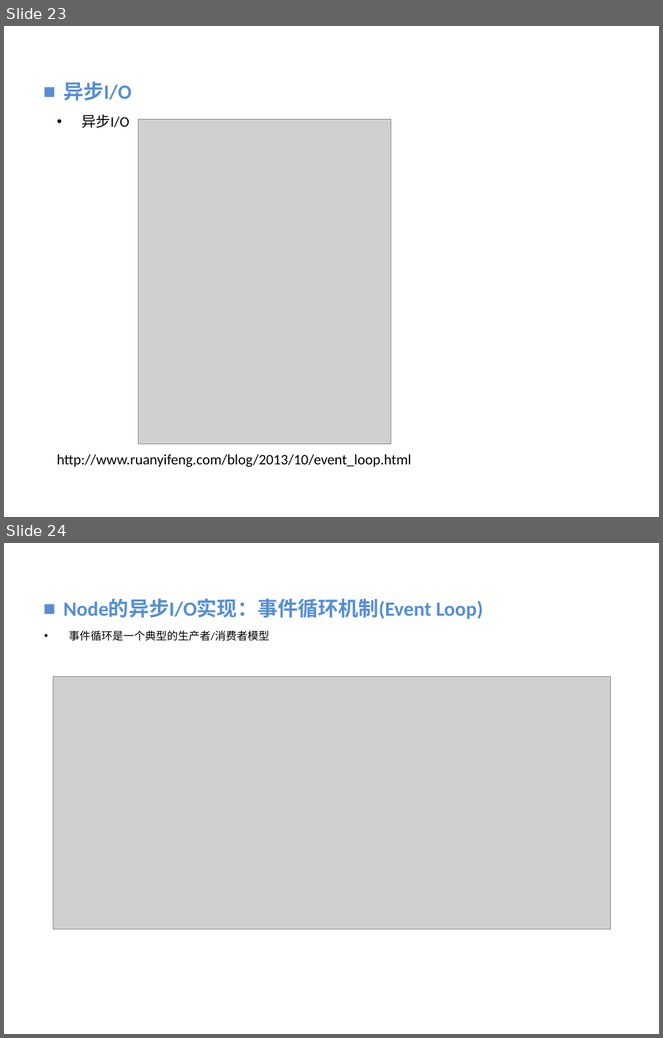
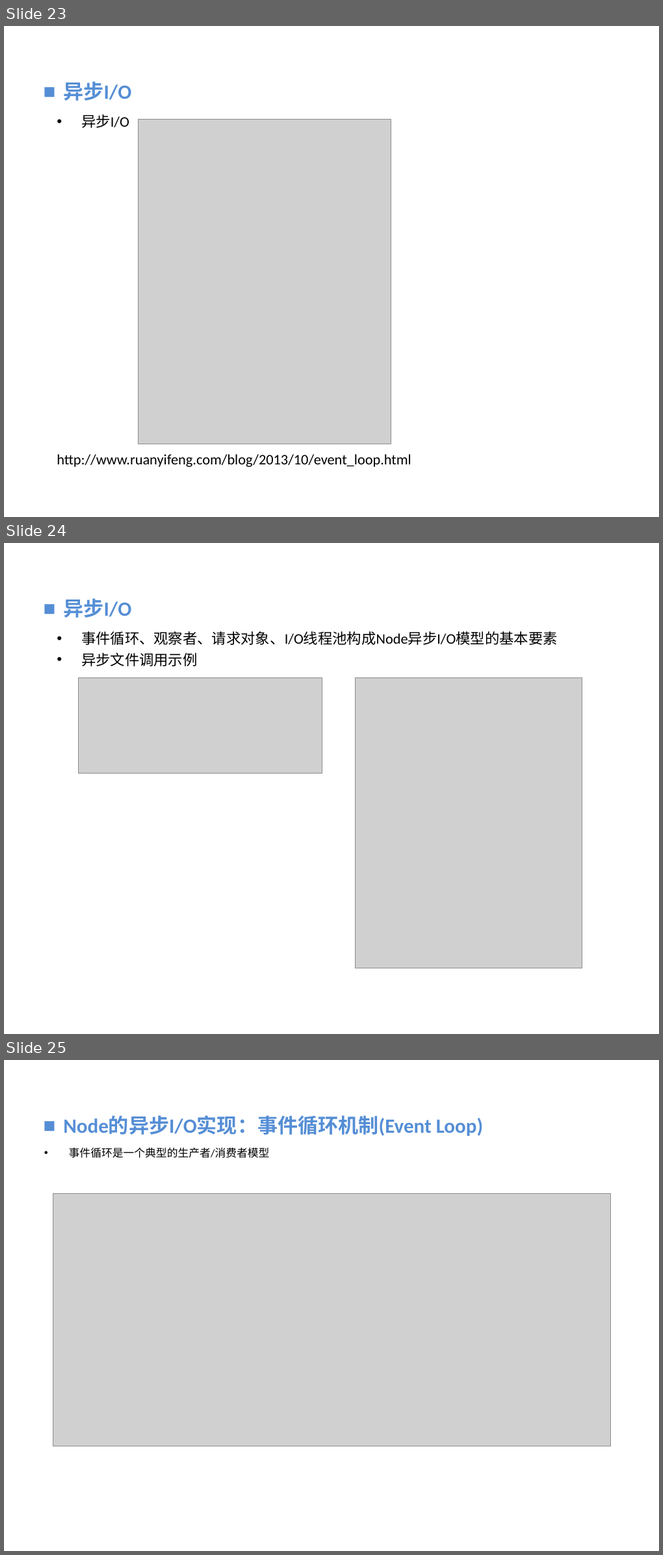
Before and after one commit to vaik/Documents, a slide deck: 我的分享/NodeJS基础概念理解.ppt. Shown one above the other, each under a label of ours: slides 23 and 24 before the commit, slides 23, 24 and 25 after it. The pictures are 663x1038 and 663x1555 pixels, drawn with LibreOffice and Linux fonts; fonts in the diff are those of the drawing; grey boxes stand for pictures; background and template pictures are left out. Boxes give left, top, right and bottom in pixels: in the first picture for what was removed or moved away, otherwise in the second. Text is boxed around its words. In the diff, an @@ line names an element or a change of style, - is before the commit and + after.

```diff
--- a/我的分享/NodeJS基础概念理解.ppt
+++ b/我的分享/NodeJS基础概念理解.ppt
@@ slide 24 added at (x1=4, y1=543, x2=659, y2=1034), background picture (left out) @@
@@ text added at (x1=63, y1=598, x2=131, y2=618), 22.2 pt, text #558ED5, bold @@
+■ 异步I/O
@@ text added at (x1=81, y1=631, x2=558, y2=667), 16 pt, text #000000 @@
+• 事件循环、观察者、请求对象、I/O线程池构成Node异步I/O模型的基本要素
+• 异步文件调用示例
@@ picture added at (x1=79, y1=678, x2=322, y2=774) @@
@@ picture added at (x1=355, y1=678, x2=582, y2=968) @@
@@ what was slide 24 is now slide 25 @@
```
Also in this commit, not shown: 1 slide changed.
